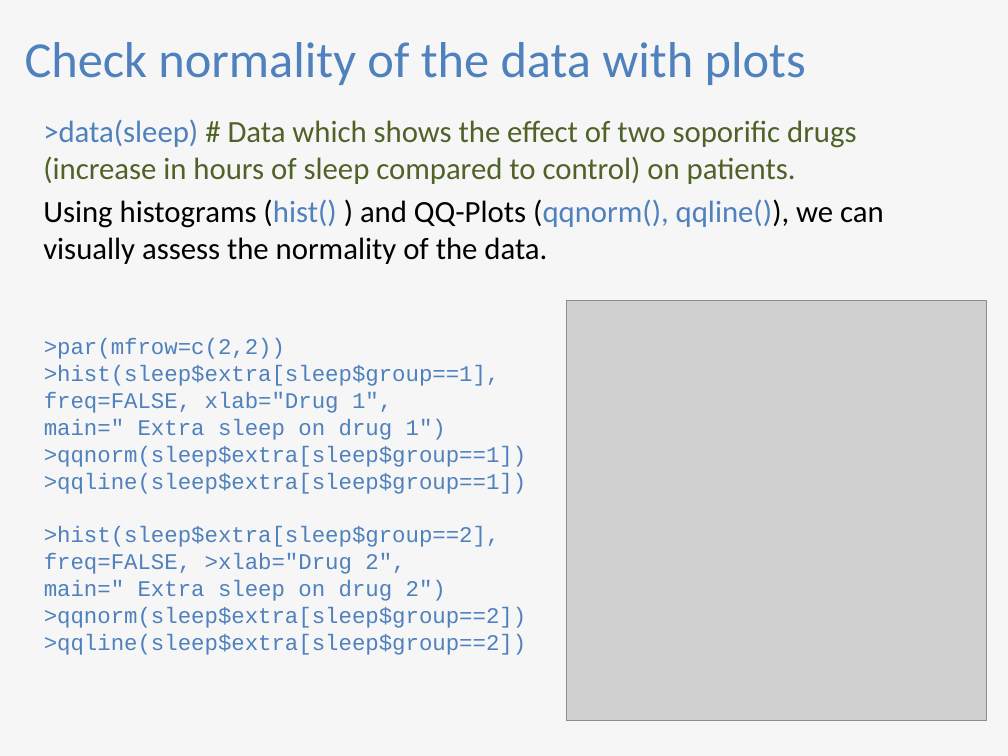
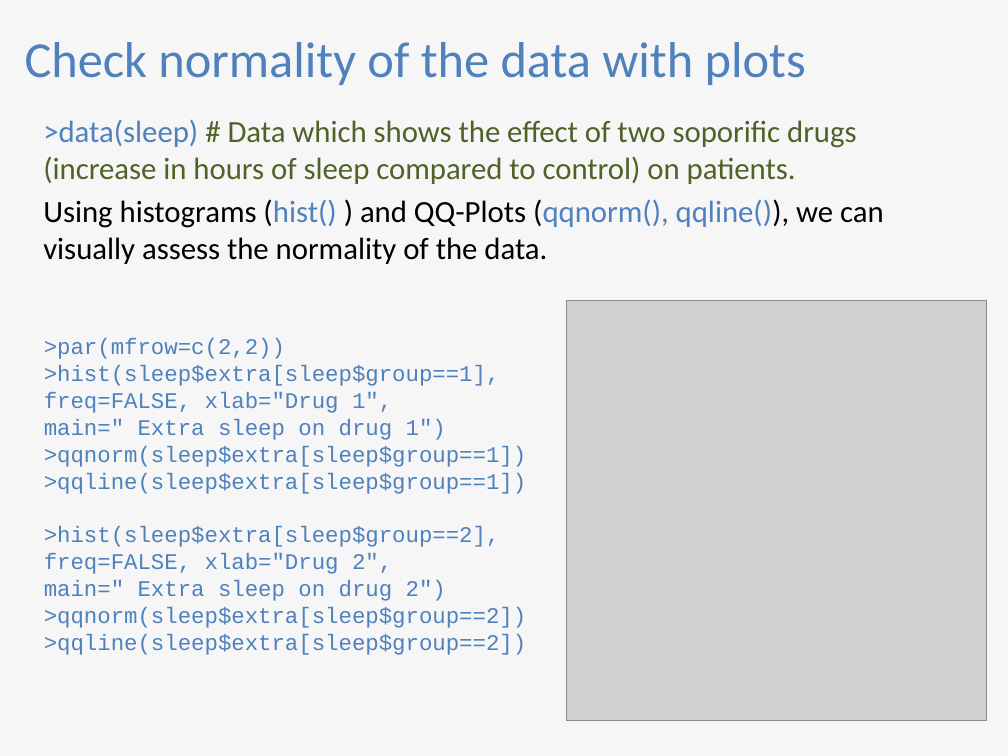
Before and after one commit to sib-swiss/first-steps-with-R-training, a slide deck: slide 11 of assets/pptx/First-steps-with-R_day2_afternoon.pptx (slide 13 before the commit). Drawn at 1008x756 pixels with LibreOffice and Linux fonts; fonts in the diff are those of the drawing; grey boxes stand for pictures. Boxes give left, top, right and bottom in pixels: in the first picture for what was removed or moved away, otherwise in the second. Text is boxed around its words. In the diff, an @@ line names an element or a change of style, - is before the commit and + after.

```diff
--- a/assets/pptx/First-steps-with-R_day2_afternoon.pptx
+++ b/assets/pptx/First-steps-with-R_day2_afternoon.pptx
@@ text at bbox=[44, 553, 392, 574]: text changed @@
-freq=FALSE, >xlab="Drug 2",
+freq=FALSE, xlab="Drug 2",
```
Also in this commit, not shown: 7 other slides changed, 2 slides removed, 17 other files.
